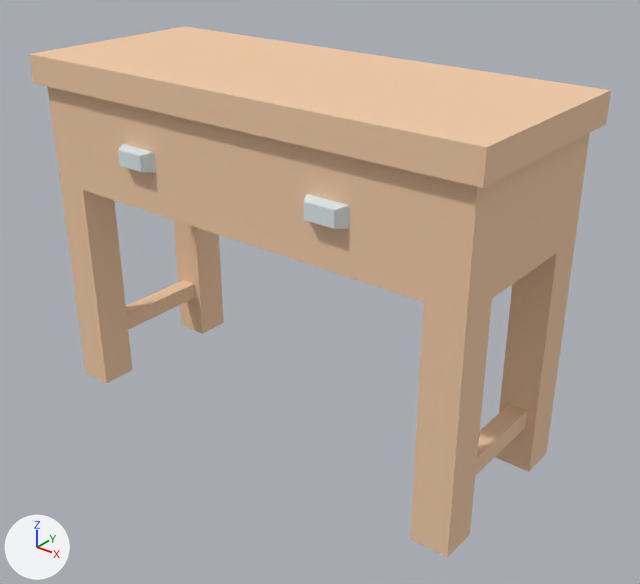
The glTF model assets/props/furniture/sideTableDrawers.glb, before and after one commit.
Rendered twice from a 50 mm lens placed at (0.81, -0.552, 0.564), pointed at (0.287, 0.101, 0.158). Lighting does not change. The marker at lower left points along +X, +Y and +Z. The older version comes first. Vertices at exactly the same position are counted once.

Objects in the first picture: 'drawerLeft', 'drawerRight', 'sideTableDrawers(Clone)'.
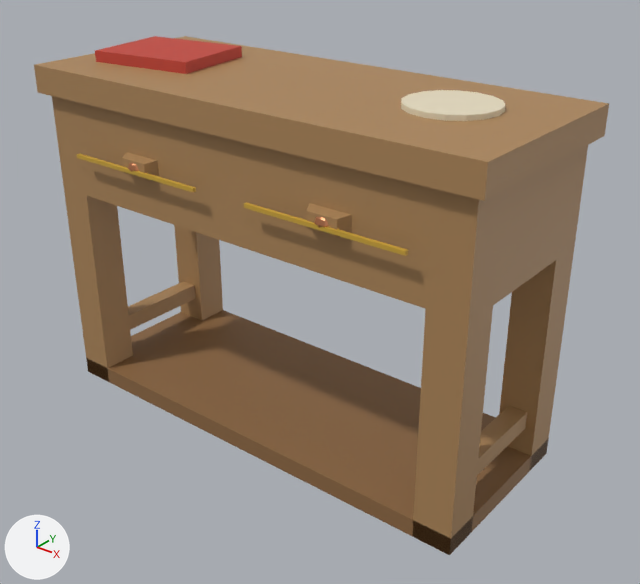
Diff of the bpy script that builds the scene:
```diff
--- a/assets/props/furniture/sideTableDrawers.glb.py
+++ b/assets/props/furniture/sideTableDrawers.glb.py
@@ mat_oak @@
+mat_oak = principled_material('oak')
+mat_oak.base_color = (0.42, 0.24, 0.1)  # brown #ad8659
+mat_oak.roughness = 0.55
@@ me_mesh_sidetabledrawers @@
-me_mesh_sidetabledrawers.from_pydata(...)  # 72 vertices, 150 faces; spans x -0.01..0.524, y -0.01..0.21, z 0.0..0.384
-me_mesh_sidetabledrawers.materials.append(mat_defaultmat)  # white #ffffff
+me_mesh_sidetabledrawers.from_pydata(...)  # 153 vertices, 284 faces; spans x -0.01..0.524, y -0.01..0.21, z 0.0..0.396
+# me_mesh_sidetabledrawers part 1: a new loose piece, a 16-sided cylinder along z spanning x 0.3795..0.4695, y 0.065..0.155, z 0.3834..0.3894, in mat_cream (beige #e5dabf)
+# me_mesh_sidetabledrawers part 2
+# 6 vertices are added at (0.0, 0.0, 0.02), (0.0, 0.2, 0.0), (0.0, 0.2, 0.02), (0.514, 0.0, 0.02), (0.514, 0.2, 0.0), (0.514, 0.2, 0.02)
+# 12 new faces join them, mat_oakdark (brown #8e6942)
+# me_mesh_sidetabledrawers part 3
+# 18 faces are deleted
+# 43 vertices are added at x 0.013..0.48, y 0.0..0.2, z 0.244..0.396
+# 68 new faces join them, mat_oak (brown #ad8659)
+# 12 new faces join them, mat_red (red #c44538)
+# me_mesh_sidetabledrawers part 4: 130 faces spanning x -0.01..0.524, y -0.01..0.21, z 0.0..0.384 switch from mat_wood (beige #f3cca8) to mat_oak (brown #ad8659)
+me_mesh_sidetabledrawers.materials.append(mat_sage)  # greyish green #7c9e7c
+me_mesh_sidetabledrawers.materials.append(mat_oakdark)  # brown #8e6942
+me_mesh_sidetabledrawers.materials.append(mat_red)  # red #c44538
+me_mesh_sidetabledrawers.materials.append(mat_cream)  # beige #e5dabf
@@ me_mesh_drawer @@
 # used by ob_drawerleft; parent = ob_sidetabledrawers_clone; location = (0.04, 0.164, 0.274)
-me_mesh_drawer.from_pydata(...)  # 24 vertices, 44 faces; spans x 0.0..0.197, y -0.176..0.0, z 0.0..0.05
+me_mesh_drawer.from_pydata(...)  # 160 vertices, 308 faces; spans x 0.0..0.197, y -0.18..0.0, z 0.0..0.05
+# me_mesh_drawer part 5: a new loose piece, a UV sphere (12 segments, 6 rings, poles along z) spanning x 0.087..0.109, y -0.18..-0.158, z 0.017..0.034, in mat_copper (orange #c48159)
+# me_mesh_drawer part 6
+# 6 vertices are added at (0.012, -0.177, 0.02), (0.012, -0.177, 0.024), (0.012, -0.175, 0.02), (0.012, -0.175, 0.024), (0.012, -0.179, 0.02), (0.012, -0.179, 0.024)
+# 6 new vertices lie (0.173, 0.0, 0.0) away from vertices in x 0.012, y -0.179..-0.175, z 0.02..0.024
+# 24 new faces join them, mat_mustard (yellow #cea638)
+# me_mesh_drawer part 7: 34 faces spanning x 0.0..0.197, y -0.164..0.0, z 0.0..0.05 switch from mat_wood (beige #f3cca8) to mat_oak (brown #ad8659)
+# me_mesh_drawer part 8: 10 faces spanning x 0.076..0.121, y -0.176..-0.164, z 0.015..0.036 switch from mat_metal (white #dfeaec) to mat_oak (brown #ad8659)
+# other edits to the shape of me_mesh_drawer do not show in these pictures
+me_mesh_drawer.materials.append(mat_copper)  # orange #c48159
+me_mesh_drawer.materials.append(mat_mustard)  # yellow #cea638
@@ ob_sidetabledrawers_clone @@
 ob_sidetabledrawers_clone = bpy.data.objects.new('sideTableDrawers(Clone)', me_mesh_sidetabledrawers)
-ob_sidetabledrawers_clone.location = (0.0, 0.0, 0.0)
+ob_sidetabledrawers_clone.location = (0.0, 0.004, 0.0)
+ob_sidetabledrawers_clone.scale = (1.0, 0.982, 0.97)
```

Pixel boxes [x1, y1, x2, y2] of what changed, in the pictures (640 x 584 px):
'sideTableDrawers(Clone)', reshaped, moved, rescaled
    before: [29, 26, 611, 558]
    after: [34, 36, 609, 555]
'drawerRight', reshaped, moved, rescaled
    before: [241, 160, 429, 268]
    after: [244, 170, 431, 276]
'drawerLeft', reshaped, moved, rescaled
    before: [74, 117, 211, 203]
    after: [77, 126, 215, 210]
part 1 of me_mesh_sidetabledrawers, added (beige)
    after: [401, 90, 505, 121]
part 2 of me_mesh_sidetabledrawers, added (brown)
    after: [86, 310, 549, 555]
part 3 of me_mesh_sidetabledrawers, cut back
    before: [48, 87, 476, 302]
    after: [53, 36, 477, 309]
part 4 of me_mesh_sidetabledrawers, recoloured
    before: [29, 26, 611, 558]
    after: [34, 36, 609, 554]
part 5 of me_mesh_drawer, added
    after: [128, 163, 329, 228]
part 6 of me_mesh_drawer, added
    after: [77, 153, 408, 256]
part 7 of me_mesh_drawer, recoloured
    before: [74, 117, 429, 268]
    after: [78, 126, 431, 276]
part 8 of me_mesh_drawer, recoloured
    before: [118, 144, 350, 229]
    after: [122, 152, 352, 237]
